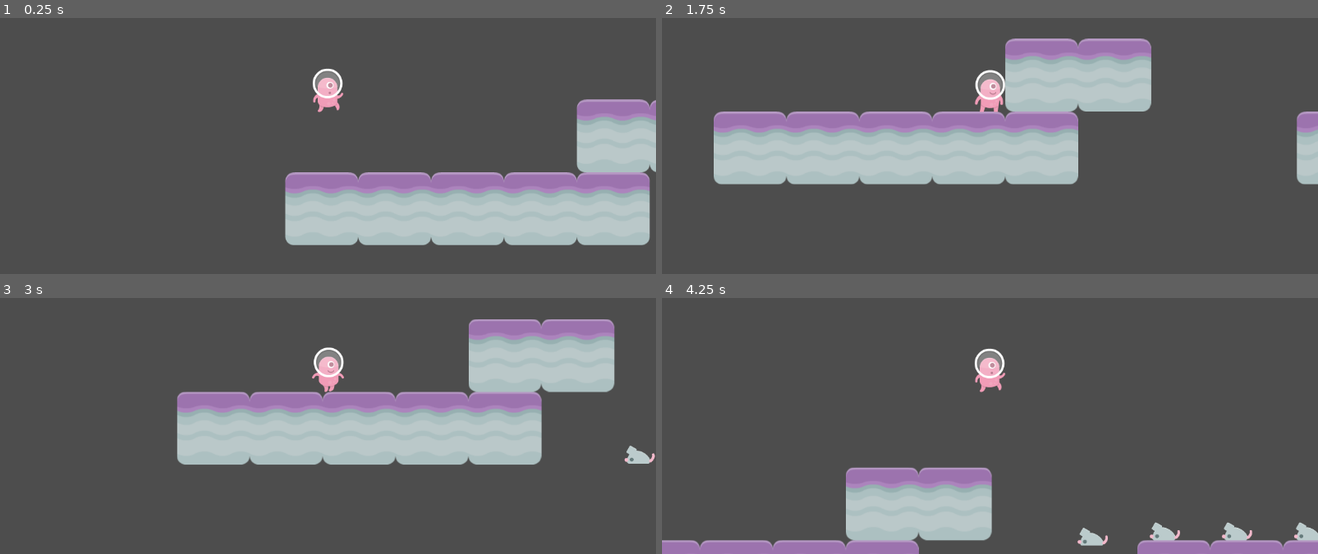
Above: before the commit, frames 1-4 (two rows, left to right).
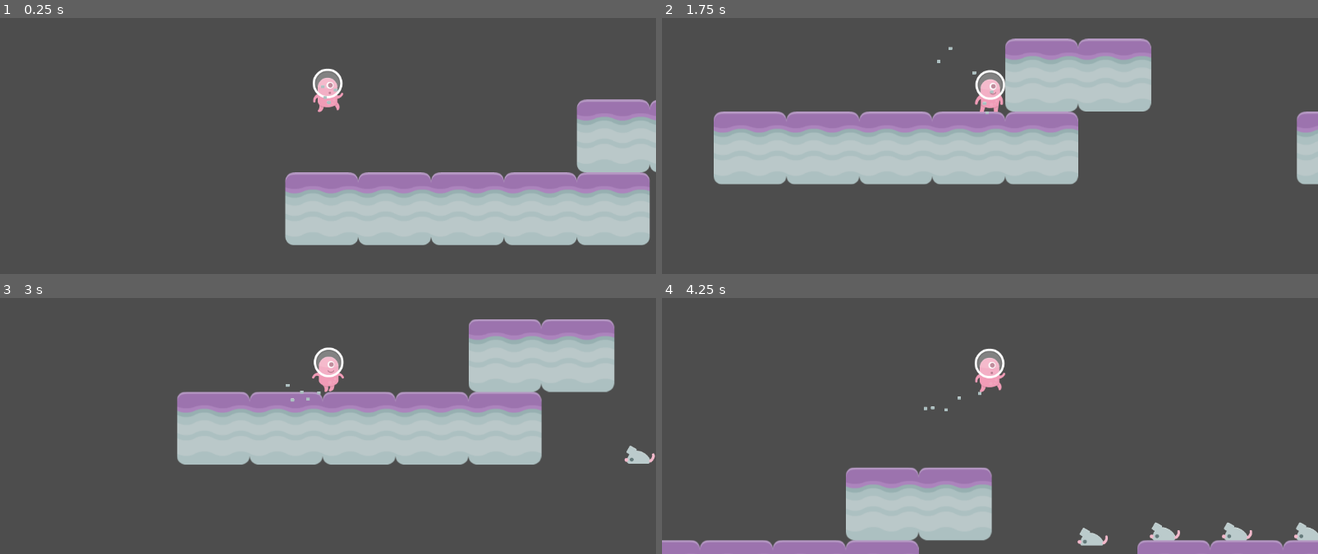
Above: after the commit, the same moments.

Repository: bingqiu-exe/2206083060-NasywaKamilaAzZahra-T8
Game: Godot game, scene res://scenes/Level 1.tscn
Two runs of this game, one before a commit and one after it. Both use one fixed random seed, a clock stepped at 60 frames per second and the inputs below.
Inputs:
- Up to frame 1 (0.25 s): no input
- Up to frame 2 (1.75 s): hold Right (right) from 0.53 s (still down); tap Space (jump) at 0.77, 1.52 s
- Up to frame 3 (3 s): tap Enter at 2 s; release Right (right) at 2.03 s; hold Left (left) 2.03-2.78 s; hold Right (right) from 2.78 s (still down)
- Up to frame 4 (4.25 s): keep holding Right (right); tap Space (jump) at 3.02, 3.77 s

The runs differ from the first frame. In frame 1, less than 0.1% of the frame differs, in the area x 48-52%, y 26-34%; in frame 2, less than 0.1%, in the area x 41-51%, y 11-38%; in frame 3, less than 0.1%; in frame 4, less than 0.1%.

Commit message:
tutorial 8

Diff:
--- a/scenes/Player.tscn
+++ b/scenes/Player.tscn
@@ -1,7 +1,8 @@
-[gd_scene format=3 uid="uid://beg452kqkfydx"]
+[gd_scene format=3 uid="uid://dw4ygdfr0erll"]
 
-[ext_resource type="Script" uid="uid://djpootugy4fyc" path="res://scripts/Player.gd" id="1_kyqiw"]
-[ext_resource type="Texture2D" uid="uid://d2oej36eq8vvl" path="res://assets/kenney_platformerpack/Spritesheets/spritesheet_alien.png" id="2"]
+[ext_resource type="Script" uid="uid://ds1wlkyymg3h4" path="res://scripts/Player.gd" id="1_v6fml"]
+[ext_resource type="Texture2D" uid="uid://dwc8dd51xoi1h" path="res://assets/kenney_platformerpack/Spritesheets/spritesheet_alien.png" id="2"]
+[ext_resource type="Texture2D" uid="uid://3fm8mh1wbycw" path="res://assets/kenney_platformerpack/PNG/Particles/brickGrey.png" id="3_3li8b"]
 
 [sub_resource type="RectangleShape2D" id="1"]
 size = Vector2(52.924, 76.884)
@@ -54,27 +55,46 @@
 "values": [0, 1]
 }
 
-[sub_resource type="AnimationLibrary" id="AnimationLibrary_mtsb7"]
+[sub_resource type="AnimationLibrary" id="AnimationLibrary_3li8b"]
 _data = {
 &"Idle": SubResource("2"),
 &"Jump": SubResource("3"),
 &"Walk": SubResource("4")
 }
 
-[node name="Player" type="CharacterBody2D" unique_id=354923017]
-script = ExtResource("1_kyqiw")
+[sub_resource type="ParticleProcessMaterial" id="ParticleProcessMaterial_mdl7e"]
+lifetime_randomness = 0.5
+particle_flag_disable_z = true
+emission_shape = 3
+emission_box_extents = Vector3(1, 1, 1)
+direction = Vector3(1, 1, 1)
+spread = 180.0
+initial_velocity_min = 50.0
+initial_velocity_max = 75.32
+gravity = Vector3(0, 98, 0)
+scale_min = 0.19999999
+scale_max = 0.19999999
 
-[node name="CollisionShape2D" type="CollisionShape2D" parent="." unique_id=1483234988]
+[node name="Player" type="CharacterBody2D" unique_id=166014993]
+script = ExtResource("1_v6fml")
+
+[node name="CollisionShape2D" type="CollisionShape2D" parent="." unique_id=1638794520]
 shape = SubResource("1")
 
-[node name="Sprite2D" type="Sprite2D" parent="." unique_id=1702472700]
+[node name="Sprite2D" type="Sprite2D" parent="." unique_id=1203212811]
 position = Vector2(0, -25)
 scale = Vector2(0.5, 0.5)
 texture = ExtResource("2")
 hframes = 4
-frame = 2
+frame = 3
 
-[node name="Animator" type="AnimationPlayer" parent="." unique_id=58712590]
-libraries/ = SubResource("AnimationLibrary_mtsb7")
+[node name="Animator" type="AnimationPlayer" parent="." unique_id=1917825326]
+libraries/ = SubResource("AnimationLibrary_3li8b")
 
-[node name="Camera2D" type="Camera2D" parent="." unique_id=622094757]
+[node name="Camera2D" type="Camera2D" parent="." unique_id=1650781967]
+
+[node name="GPUParticles2D" type="GPUParticles2D" parent="." unique_id=1196205583]
+position = Vector2(0, 40)
+texture = ExtResource("3_3li8b")
+lifetime = 0.5
+process_material = SubResource("ParticleProcessMaterial_mdl7e")
